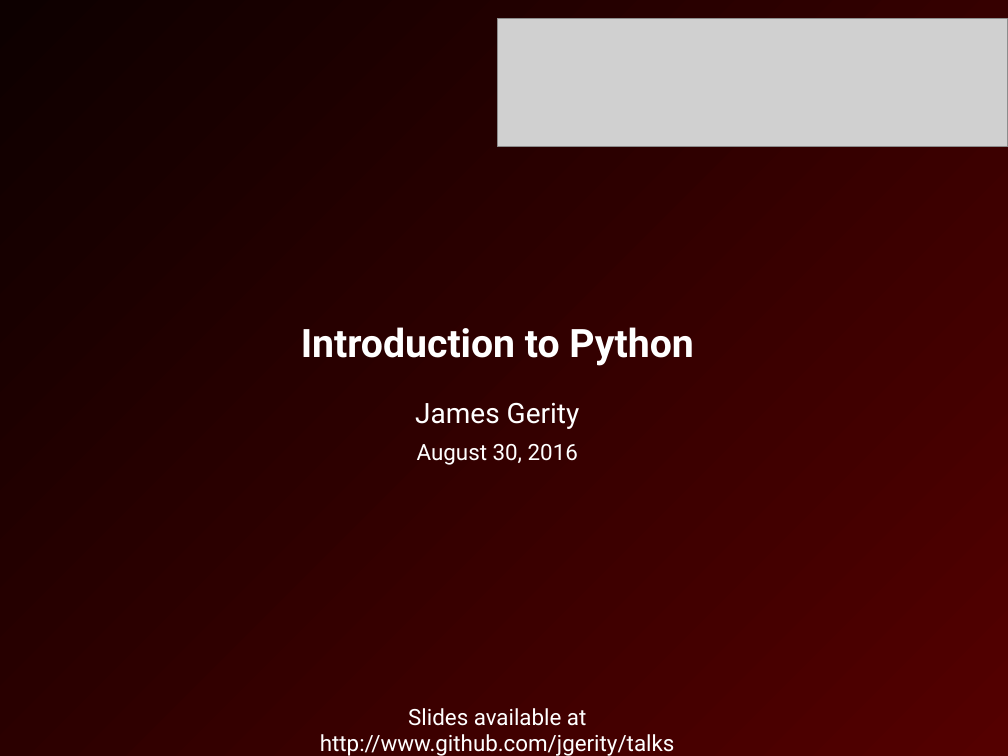
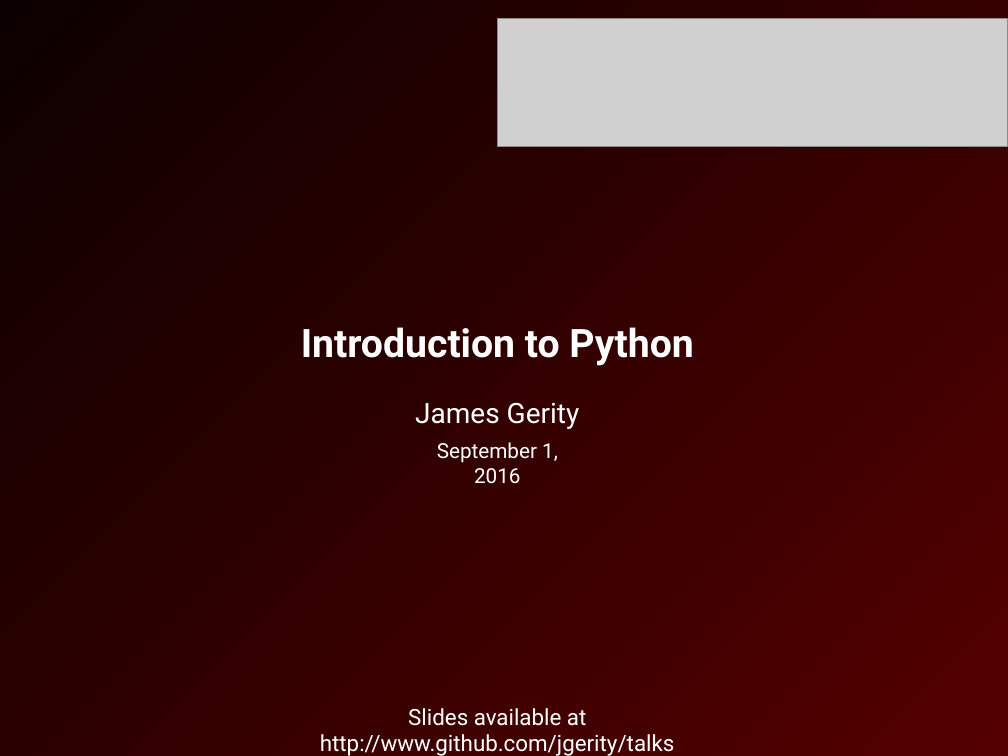
Before and after one commit to jgerity/talks, a slide deck: slide 1 of 2016/computing_workgroup/intro-to-python/intro-to-python.pptx (slide 2 before the commit). Drawn at 1008x756 pixels with LibreOffice and Linux fonts; fonts in the diff are those of the drawing; grey boxes stand for pictures; background and template pictures are left out. Boxes give left, top, right and bottom in pixels: in the first picture for what was removed or moved away, otherwise in the second. Text is boxed around its words. In the diff, an @@ line names an element or a change of style, - is before the commit and + after.

```diff
--- a/2016/computing_workgroup/intro-to-python/intro-to-python.pptx
+++ b/2016/computing_workgroup/intro-to-python/intro-to-python.pptx
@@ text at [437, 442, 558, 484]: text changed; size 16 to 14.8 pt @@
-August 30, 2016
+September 1, 2016
```
Also in this commit, not shown: 7 other slides changed, 5 slides added, 1 slide removed.
